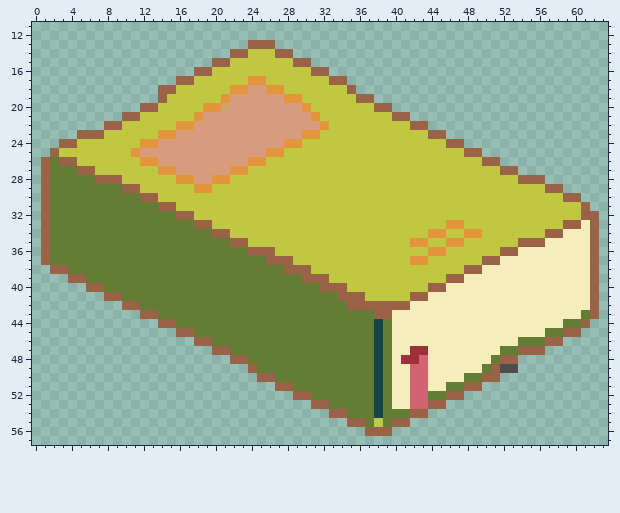
Two states of a pixel-art sprite, Assets/sprites/closed_book.png. That is the earlier state.
The file is 64x64 pixels. Colours within 5 levels of each other are drawn and written as one. Shown: x 0..63, y 11..57.
And afterwards:
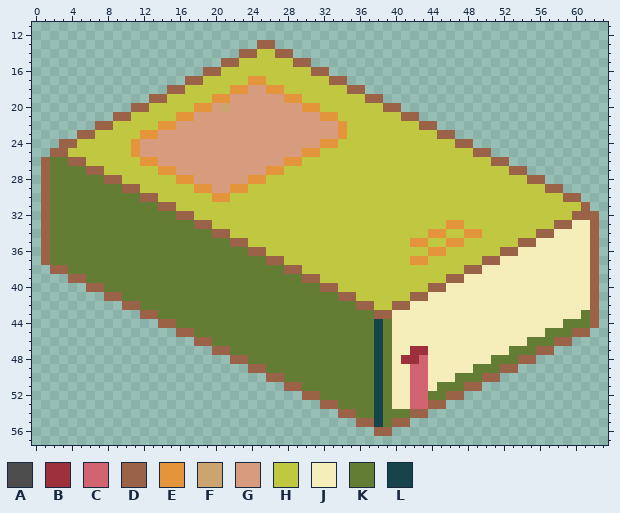
Palette (. is transparent): A #4d4d4d  B #9d303b  C #d26471  D #9a6348  E #e4943a  F #cca46f  G #d79b7d  H #c0c741  J #f5edba  K #647d34  L #17434b
Log entry: litle fix: book++ & plante sign inversin thym mint
Diff:
@@ x 0..63 @@
 12 ................................................................
-13 ........................DDD.....................................
-14 ......................DDHHHDD...................................
-15 ....................DDHHHHHHHDD.................................
-16 ..................DDHHHHHHHHHHHDD...............................
-17 ................DDHHHHHHEEHHHHHHHDD.............................
-18 ..............DDHHHHHHEEGGEEHHHHHHHD............................
-19 ..............DHHHHHHEGGGGGGEEHHHHHHDD..........................
-20 ............DDHHHHHEEFGGGGGGGGEHHHHHHHDD........................
-21 ..........DDHHHHHHEGGGGGGGGGGGGEHHHHHHHHDD......................
-22 ........DDHHHHHHEEGGGGGGGGGGGGGGEHHHHHHHHHDD....................
-23 .....DDDHHHHHHEEGGGGGGGGGGGGGGEEHHHHHHHHHHHHDD..................
-24 ...DDHHHHHHHEEGGGGGGGGGGGGGGEEHHHHHHHHHHHHHHHHDD................
-25 ..DHHHHHHHHEGGGGGGGGGGGGGGEEHHHHHHHHHHHHHHHHHHHHDD..............
-26 .DKDDHHHHHHHEEGGGGGGGGGGEEHHHHHHHHHHHHHHHHHHHHHHHHDD............
-27 .DKKKDDHHHHHHHEEGGGGGGEEHHHHHHHHHHHHHHHHHHHHHHHHHHHHDD..........
-28 .DKKKKKDDDHHHHHHEEGGEEHHHHHHHHHHHHHHHHHHHHHHHHHHHHHHHHDDD.......
-29 .DKKKKKKKKDDHHHHHHEEHHHHHHHHHHHHHHHHHHHHHHHHHHHHHHHHHHHHHDD.....
-30 .DKKKKKKKKKKDDHHHHHHHHHHHHHHHHHHHHHHHHHHHHHHHHHHHHHHHHHHHHHDD...
+13 .........................DD.....................................
+14 .......................DDHHDD...................................
+15 .....................DDHHHHHHDD.................................
+16 ...................DDHHHHHHHHHHDD...............................
+17 .................DDHHHHHEEHHHHHHHDD.............................
+18 ...............DDHHHHHEEGGEEHHHHHHHDD...........................
+19 .............DDHHHHHEEGGGGGGEEHHHHHHHDD.........................
+20 ...........DDHHHHHEEGFGGGGGGGGEEHHHHHHHDD.......................
+21 .........DDHHHHHEEGGGGGGGGGGGGGGEEHHHHHHHDD.....................
+22 .......DDHHHHHEEGGGGGGGGGGGGGGGGGGEHHHHHHHHDD...................
+23 .....DDHHHHHEEGGGGGGGGGGGGGGGGGGGGEHHHHHHHHHHDD.................
+24 ...DDHHHHHHEGGGGGGGGGGGGGGGGGGGGEEHHHHHHHHHHHHHDD...............
+25 ..DDHHHHHHHEGGGGGGGGGGGGGGGGGGEEHHHHHHHHHHHHHHHHHDD.............
+26 .DKKDDHHHHHHEEGGGGGGGGGGGGGGEEHHHHHHHHHHHHHHHHHHHHHDD...........
+27 .DKKKKDDHHHHHHEEGGGGGGGGGGEEHHHHHHHHHHHHHHHHHHHHHHHHHDD.........
+28 .DKKKKKKDDHHHHHHEEGGGGGGEEHHHHHHHHHHHHHHHHHHHHHHHHHHHHHDD.......
+29 .DKKKKKKKKDDHHHHHHEEGGEEHHHHHHHHHHHHHHHHHHHHHHHHHHHHHHHHHDD.....
+30 .DKKKKKKKKKKDDHHHHHHEEHHHHHHHHHHHHHHHHHHHHHHHHHHHHHHHHHHHHHDD...
 31 .DKKKKKKKKKKKKDDHHHHHHHHHHHHHHHHHHHHHHHHHHHHHHHHHHHHHHHHHHHHHD..
-32 .DKKKKKKKKKKKKKKDDHHHHHHHHHHHHHHHHHHHHHHHHHHHHHHHHHHHHHHHHHHHDD.
-33 .DKKKKKKKKKKKKKKKKDDHHHHHHHHHHHHHHHHHHHHHHHHHHEEHHHHHHHHHHHDDJD.
-34 .DKKKKKKKKKKKKKKKKKKDDHHHHHHHHHHHHHHHHHHHHHHEEHHEEHHHHHHHDDJJJD.
-35 .DKKKKKKKKKKKKKKKKKKKKDDHHHHHHHHHHHHHHHHHHEEHHEEHHHHHHDDDJJJJJD.
-36 .DKKKKKKKKKKKKKKKKKKKKKKDDDHHHHHHHHHHHHHHHHHEEHHHHHHDDJJJJJJJJD.
-37 .DKKKKKKKKKKKKKKKKKKKKKKKKDDDHHHHHHHHHHHHHEEHHHHHHDDJJJJJJJJJJD.
-38 ..DDKKKKKKKKKKKKKKKKKKKKKKKKDDDHHHHHHHHHHHHHHHHHDDJJJJJJJJJJJJD.
-39 ....DDKKKKKKKKKKKKKKKKKKKKKKKKDDDHHHHHHHHHHHHHDDJJJJJJJJJJJJJJD.
-40 ......DDKKKKKKKKKKKKKKKKKKKKKKKKDDDHHHHHHHHHDDJJJJJJJJJJJJJJJJD.
-41 ........DDKKKKKKKKKKKKKKKKKKKKKKKKDDDHHHHHDDJJJJJJJJJJJJJJJJJJD.
-42 ..........DDKKKKKKKKKKKKKKKKKKKKKKKDDDDDDDJJJJJJJJJJJJJJJJJJJJD.
+32 .DKKKKKKKKKKKKKKDDHHHHHHHHHHHHHHHHHHHHHHHHHHHHHHHHHHHHHHHHHHDDD.
+33 .DKKKKKKKKKKKKKKKKDDHHHHHHHHHHHHHHHHHHHHHHHHHHEEHHHHHHHHHHDDJJD.
+34 .DKKKKKKKKKKKKKKKKKKDDHHHHHHHHHHHHHHHHHHHHHHEEHHEEHHHHHHDDJJJJD.
+35 .DKKKKKKKKKKKKKKKKKKKKDDHHHHHHHHHHHHHHHHHHEEHHEEHHHHHHDDJJJJJJD.
+36 .DKKKKKKKKKKKKKKKKKKKKKKDDHHHHHHHHHHHHHHHHHHEEHHHHHHDDJJJJJJJJD.
+37 .DKKKKKKKKKKKKKKKKKKKKKKKKDDHHHHHHHHHHHHHHEEHHHHHHDDJJJJJJJJJJD.
+38 ..DDKKKKKKKKKKKKKKKKKKKKKKKKDDHHHHHHHHHHHHHHHHHHDDJJJJJJJJJJJJD.
+39 ....DDKKKKKKKKKKKKKKKKKKKKKKKKDDHHHHHHHHHHHHHHDDJJJJJJJJJJJJJJD.
+40 ......DDKKKKKKKKKKKKKKKKKKKKKKKKDDHHHHHHHHHHDDJJJJJJJJJJJJJJJJD.
+41 ........DDKKKKKKKKKKKKKKKKKKKKKKKKDDHHHHHHDDJJJJJJJJJJJJJJJJJJD.
+42 ..........DDKKKKKKKKKKKKKKKKKKKKKKKKDDHHDDJJJJJJJJJJJJJJJJJJJJD.
 43 ............DDKKKKKKKKKKKKKKKKKKKKKKKKDDJJJJJJJJJJJJJJJJJJJJJKD.
-44 ..............DDKKKKKKKKKKKKKKKKKKKKKKLKJJJJJJJJJJJJJJJJJJJKKD..
-45 ................DDKKKKKKKKKKKKKKKKKKKKLKJJJJJJJJJJJJJJJJJKKDD...
-46 ..................DDKKKKKKKKKKKKKKKKKKLKJJJJJJJJJJJJJJKKKDD.....
-47 ....................DDKKKKKKKKKKKKKKKKLKJJBBJJJJJJJJKKDDD.......
-48 ......................DDKKKKKKKKKKKKKKLKJBBCJJJJJJJKDD..........
-49 ........................DKKKKKKKKKKKKKLKJJCCJJJJJJKDAA..........
-50 .........................DDKKKKKKKKKKKLKJJCCJJJJKKDD............
-51 ...........................DDKKKKKKKKKLKJJCCJJKKDD..............
-52 .............................DDKKKKKKKLKJJCCKKDD................
-53 ...............................DDKKKKKLKJJCCDD..................
-54 .................................DDKKKLKKKDD....................
-55 ...................................DDKHKDD......................
-56 .....................................DDD........................
+44 ..............DDKKKKKKKKKKKKKKKKKKKKKKLKJJJJJJJJJJJJJJJJJJJKKKD.
+45 ................DDKKKKKKKKKKKKKKKKKKKKLKJJJJJJJJJJJJJJJJJKKKDD..
+46 ..................DDKKKKKKKKKKKKKKKKKKLKJJJJJJJJJJJJJJJKKKDD....
+47 ....................DDKKKKKKKKKKKKKKKKLKJJBBJJJJJJJJJKKKDD......
+48 ......................DDKKKKKKKKKKKKKKLKJBBCJJJJJJJKKKDD........
+49 ........................DDKKKKKKKKKKKKLKJJCCJJJJJKKKDD..........
+50 ..........................DDKKKKKKKKKKLKJJCCJJJKKKDD............
+51 ............................DDKKKKKKKKLKJJCCJKKKDD..............
+52 ..............................DDKKKKKKLKJJCCKKDD................
+53 ................................DDKKKKLKJJCCDD..................
+54 ..................................DDKKLKKKDD....................
+55 ....................................DDLKDD......................
+56 ......................................DD........................
 57 ................................................................
